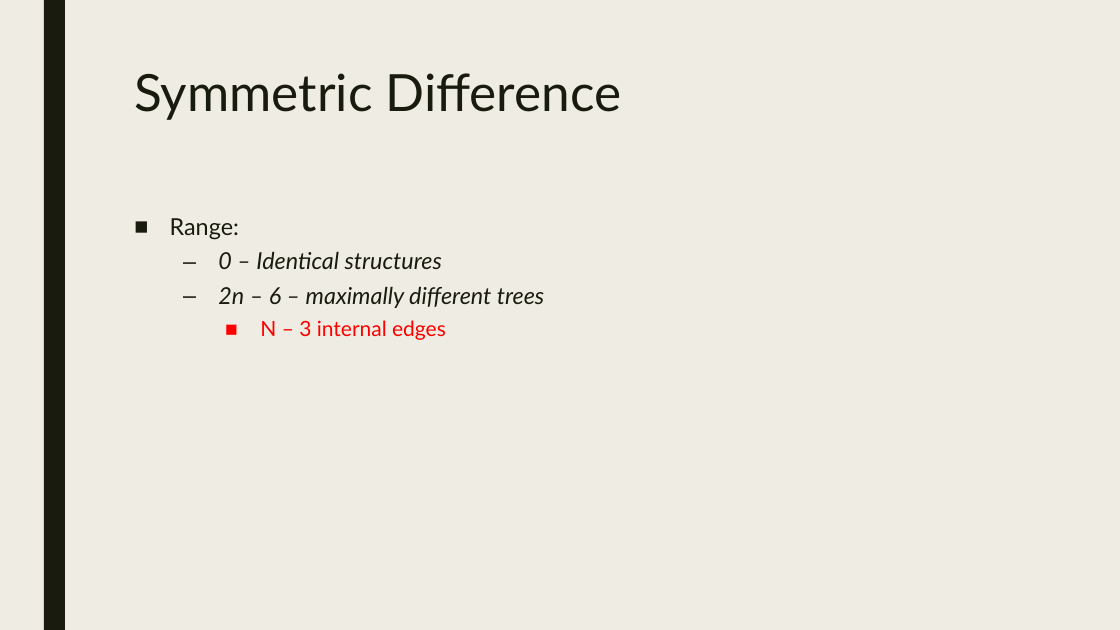
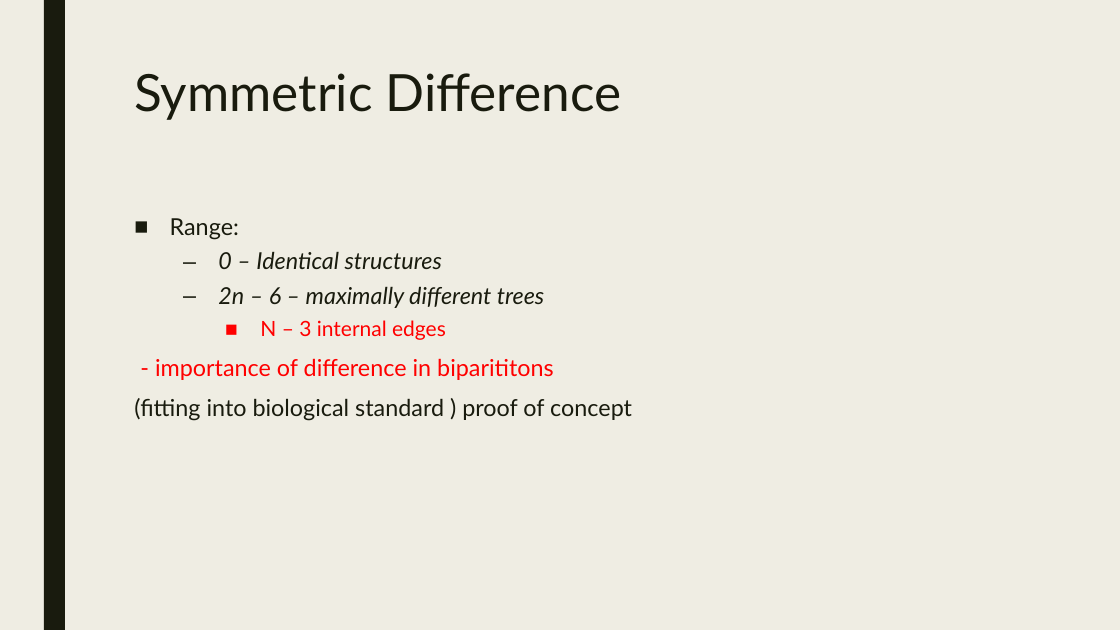
Before and after one commit to itsdlow/PhyloTools, a slide deck: slide 13 of Surveying_Phylogenetic_Forests.pptx (slide 12 before the commit). Drawn at 1120x630 pixels with LibreOffice and Linux fonts; fonts in the diff are those of the drawing. Boxes give left, top, right and bottom in pixels: in the first picture for what was removed or moved away, otherwise in the second. Text is boxed around its words. In the diff, an @@ line names an element or a change of style, - is before the commit and + after.

```diff
--- a/Surveying_Phylogenetic_Forests.pptx
+++ b/Surveying_Phylogenetic_Forests.pptx
@@ text at bbox=[134, 358, 632, 421]: paragraphs added @@
+- importance of difference in biparititons
+(fitting into biological standard ) proof of concept
```
Also in this commit, not shown: 4 other slides changed, 2 slides added, 1 slide removed.
